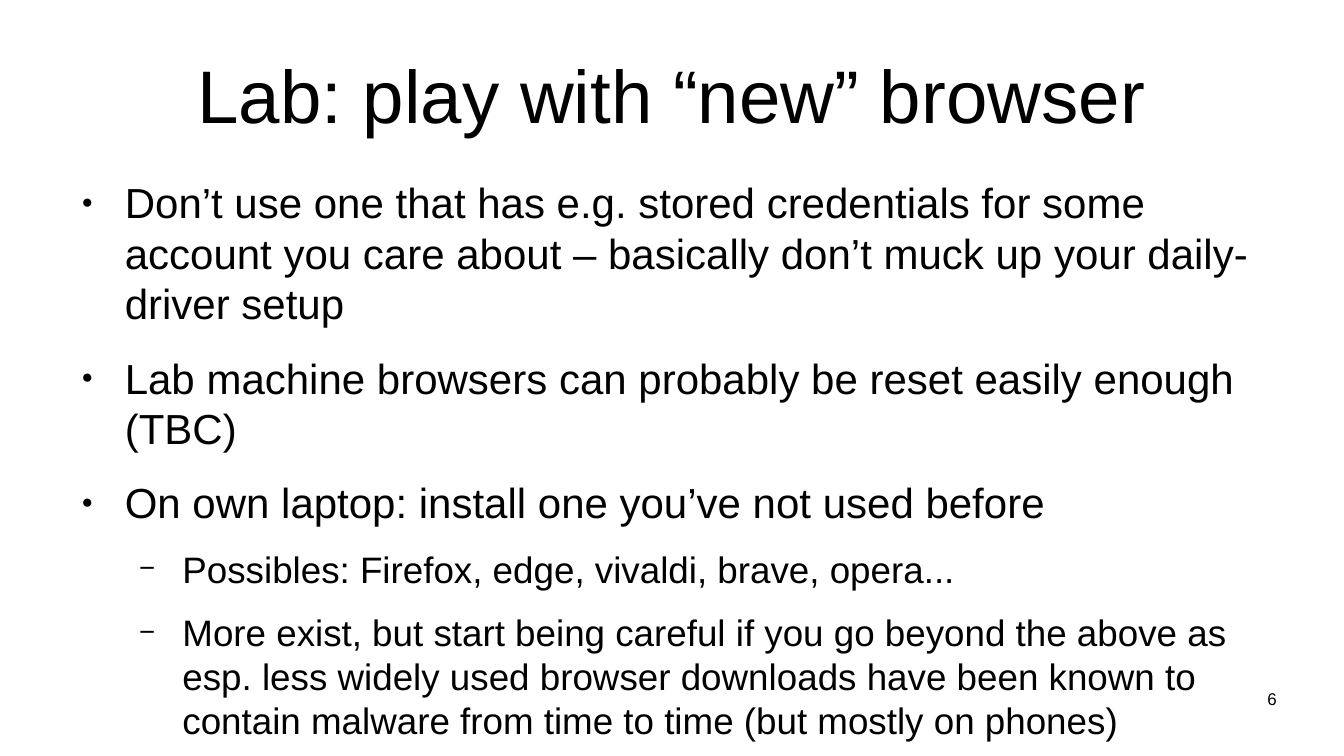
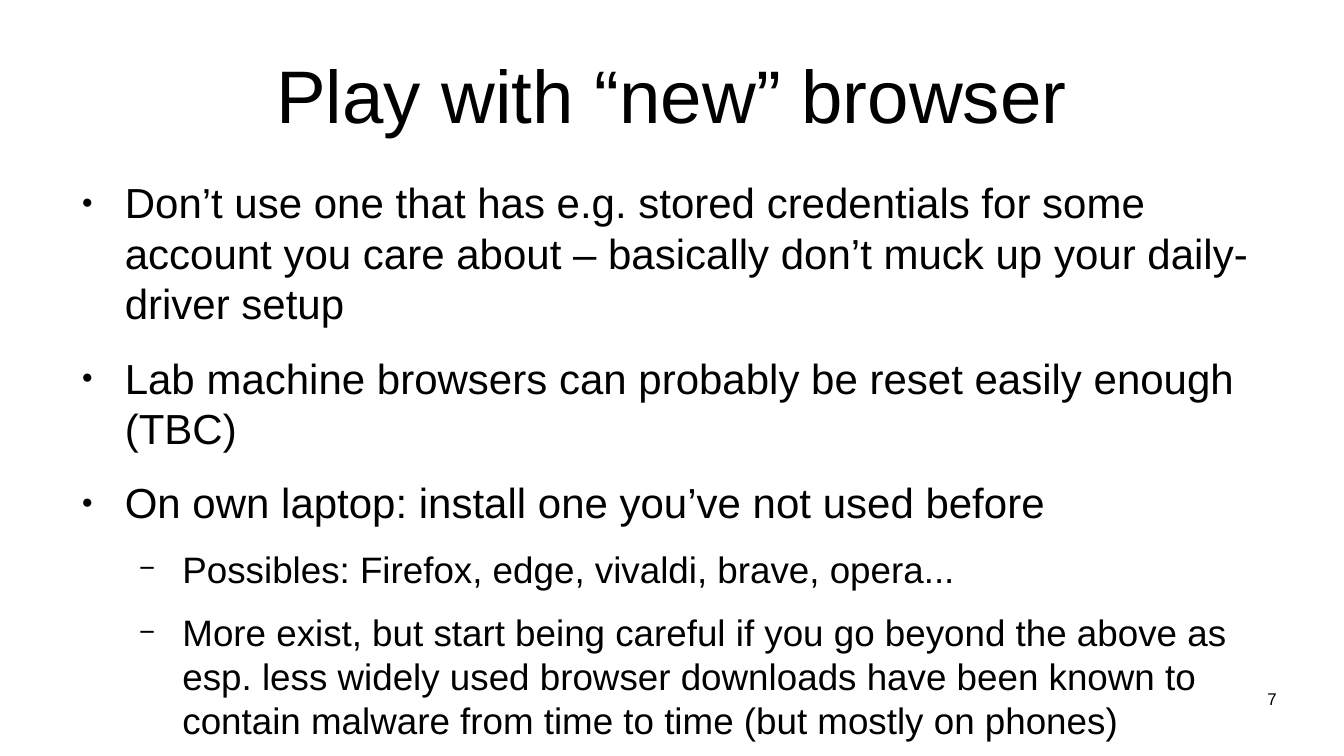
Before and after one commit to sftcd/witidtm, a slide deck: slide 7 of lectures/2022-2023/labs.odp (slide 6 before the commit). Drawn at 1344x756 pixels with LibreOffice and Linux fonts; fonts in the diff are those of the drawing. Boxes give left, top, right and bottom in pixels: in the first picture for what was removed or moved away, otherwise in the second. Text is boxed around its words. In the diff, an @@ line names an element or a change of style, - is before the commit and + after.

```diff
--- a/lectures/2022-2023/labs.odp
+++ b/lectures/2022-2023/labs.odp
@@ title at <box>276,69,1066,137</box>: text changed @@
-Lab: play with “new” browser
+Play with “new” browser
@@ page number at <box>1267,693,1276,705</box>: text changed @@
-6
+7
```
Also in this commit, not shown: 9 other slides changed, 8 slides added, 5 slides removed, 1 other file.
